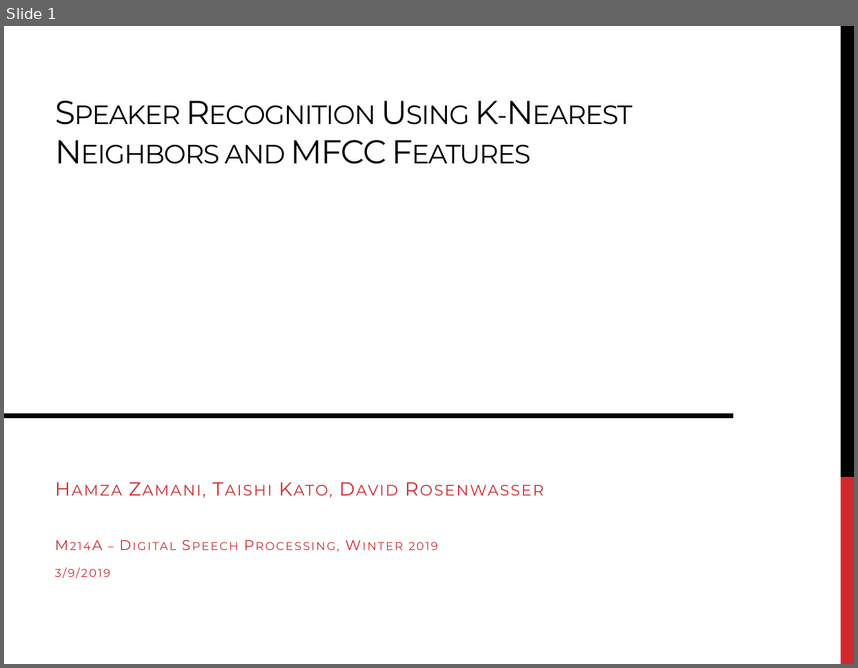
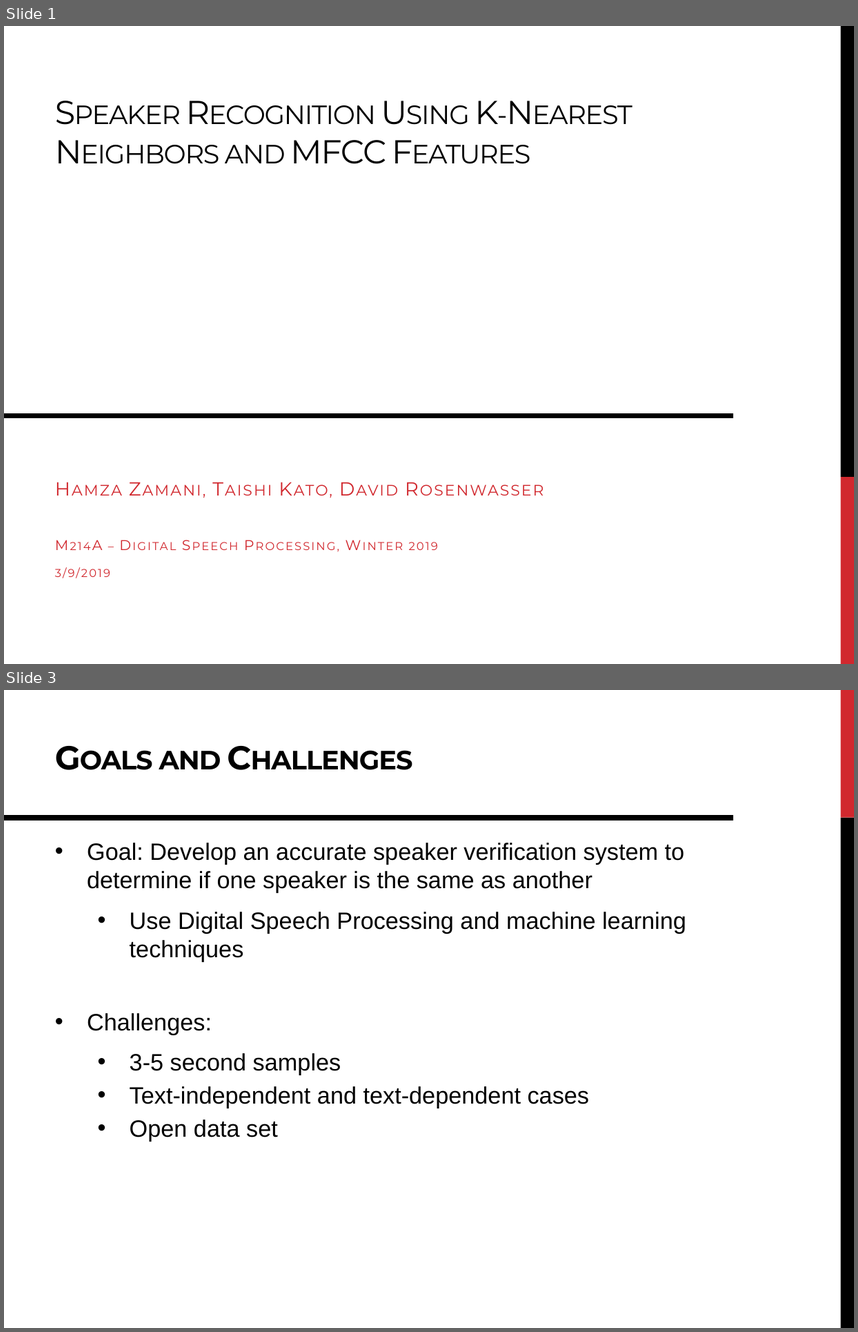
Before and after one commit to DavidRosenwasser/EE_M214A, a slide deck: Report/M214A Project Presentation.pptx. Shown one above the other, each under a label of ours: slide 1 before the commit, slides 1 and 3 after it; the slides between them are not shown. The pictures are 858x668 and 858x1332 pixels, drawn with LibreOffice and Linux fonts; fonts in the diff are those of the drawing. Boxes give left, top, right and bottom in pixels: in the first picture for what was removed or moved away, otherwise in the second. Text is boxed around its words. In the diff, an @@ line names an element or a change of style, - is before the commit and + after.

```diff
--- a/Report/M214A Project Presentation.pptx
+++ b/Report/M214A Project Presentation.pptx
@@ slide 3 added at <box>4,690,854,1328</box>, background #FFFFFF @@
@@ rectangle added at <box>840,690,854,818</box>, fill #D1282E @@
@@ title added at <box>87,751,221,1034</box>, 28 pt, text #000000, bold, small capitals @@
+Goals and Challenges
@@ line added from (4, 818) to (733, 818), #000000 4.5 pt @@
@@ rectangle added at <box>840,818,854,1328</box>, fill #000000 @@
@@ text added at <box>87,842,686,1141</box>, 20 pt, text #000000 @@
+• Goal: Develop an accurate speaker verification system to determine if one speaker is the same as another
+  • Use Digital Speech Processing and machine learning techniques
+• Challenges:
+  • 3-5 second samples
+  • Text-independent and text-dependent cases
+  • Open data set
```
Also in this commit, not shown: 8 other slides added, 1 slide removed.
